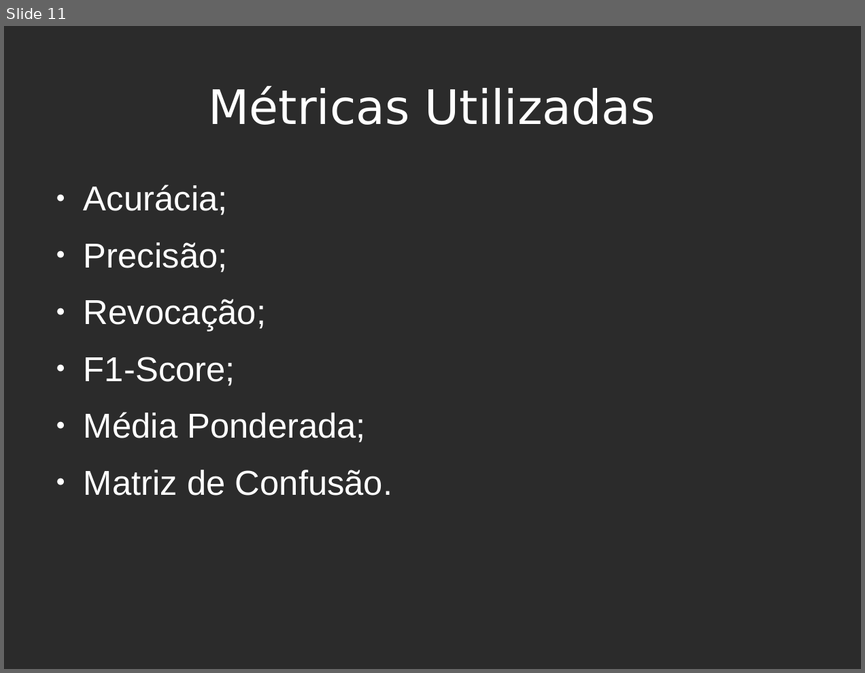
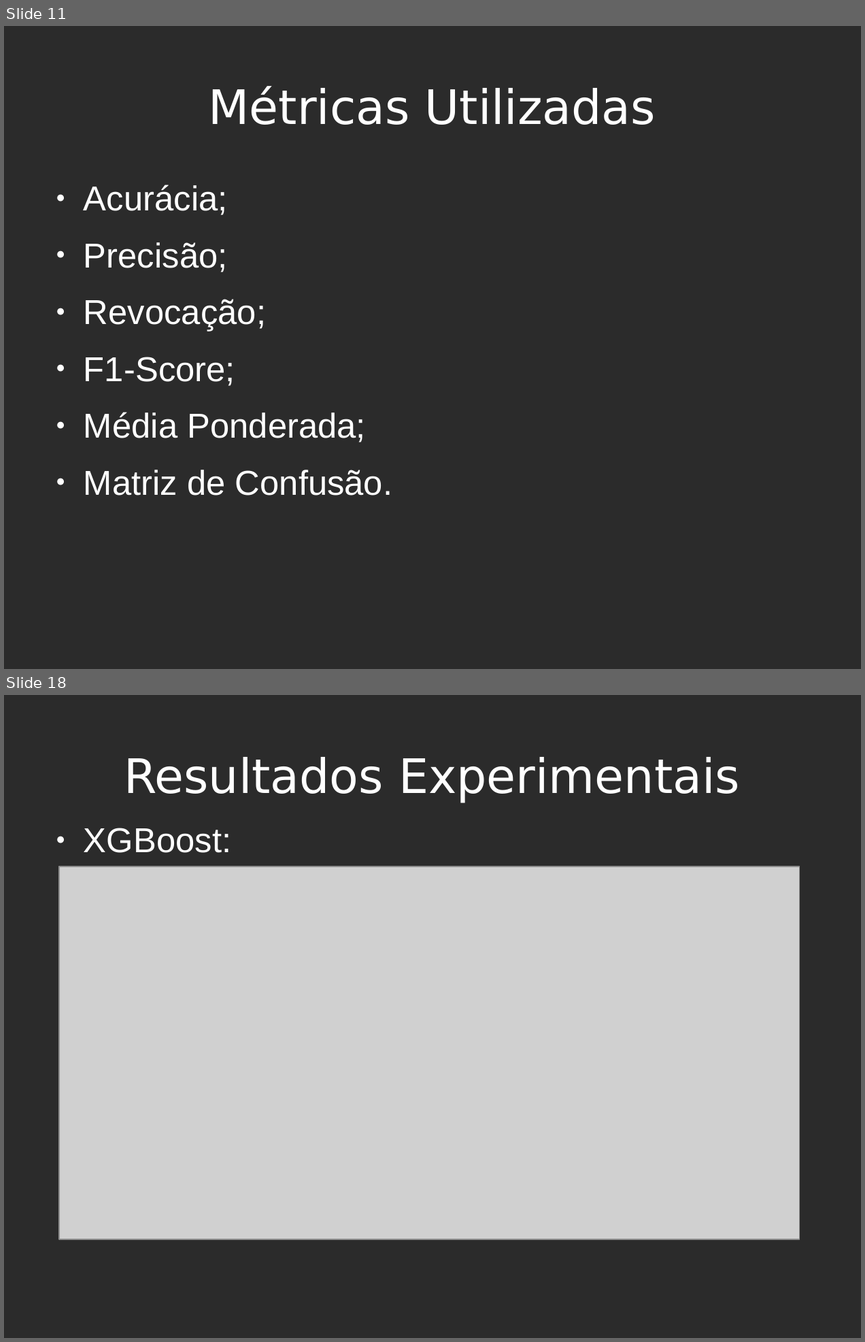
Before and after one commit to sdkgit123/RNA-atv3, a slide deck: RNA-apresentacao.odp. Shown one above the other, each under a label of ours: slide 11 before the commit, slides 11 and 18 after it; the slides between them are not shown. The pictures are 865x673 and 865x1342 pixels, drawn with LibreOffice and Linux fonts; fonts in the diff are those of the drawing; grey boxes stand for pictures; background and template pictures are left out; a plain dark background stands for a picture behind light text. Boxes give left, top, right and bottom in pixels: in the first picture for what was removed or moved away, otherwise in the second. Text is boxed around its words. In the diff, an @@ line names an element or a change of style, - is before the commit and + after.

```diff
--- a/RNA-apresentacao.odp
+++ b/RNA-apresentacao.odp
@@ slide 18 added at (x1=4, y1=695, x2=861, y2=1338), background picture (left out) @@
@@ title added at (x1=124, y1=757, x2=740, y2=803), 44 pt, text #FFFFFF @@
+Resultados Experimentais
@@ text added at (x1=84, y1=828, x2=231, y2=853), 32 pt, text #FFFFFF @@
+● XGBoost:
@@ picture added at (x1=59, y1=866, x2=800, y2=1238) @@
```
Also in this commit, not shown: 4 slides changed, 5 other slides added, 1 other file.
